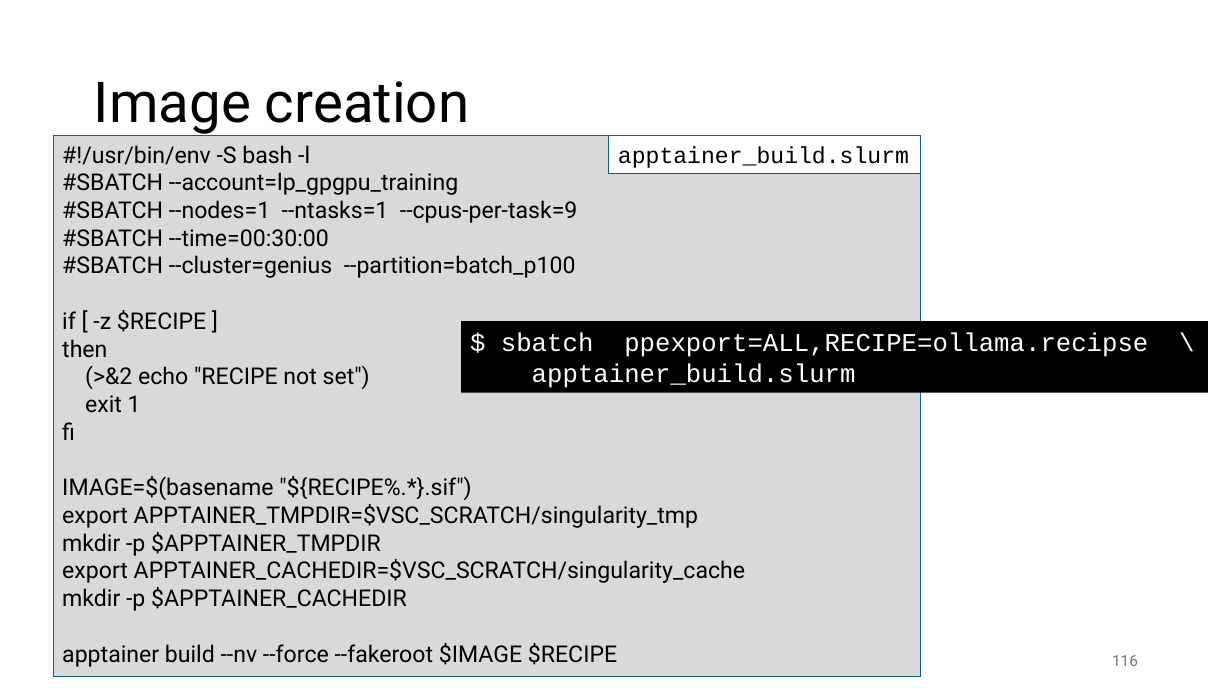
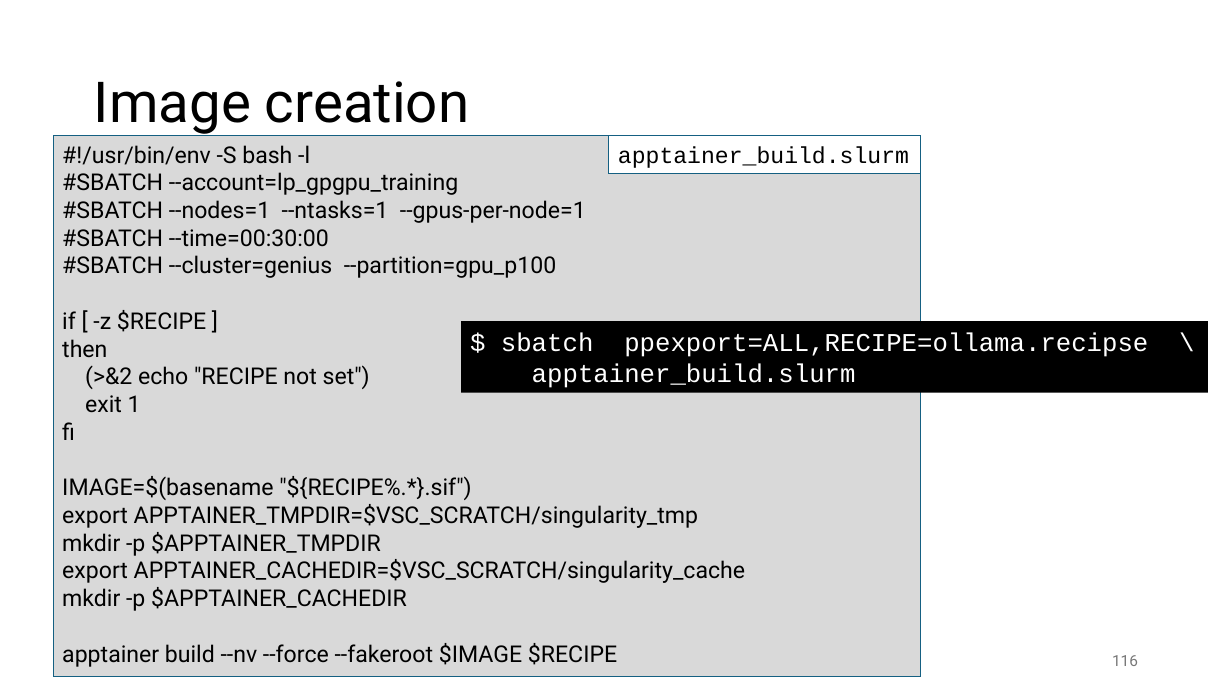
Before and after one commit to gjbex/Deploying-LLMs-locally, a slide deck: slide 116 of local_LLMs.pptx. Drawn at 1232x693 pixels with LibreOffice and Linux fonts; fonts in the diff are those of the drawing. Boxes give left, top, right and bottom in pixels: in the first picture for what was removed or moved away, otherwise in the second. Text is boxed around its words. In the diff, an @@ line names an element or a change of style, - is before the commit and + after.

```diff
--- a/local_LLMs.pptx
+++ b/local_LLMs.pptx
@@ text in rectangle at [62, 200, 586, 223]: text changed @@
-#SBATCH --nodes=1 --ntasks=1 --cpus-per-task=9
+#SBATCH --nodes=1 --ntasks=1 --gpus-per-node=1
@@ text in rectangle at [62, 255, 557, 278]: text changed @@
-#SBATCH --cluster=genius --partition=batch_p100
+#SBATCH --cluster=genius --partition=gpu_p100
```
Also in this commit, not shown: 2 slides added.
